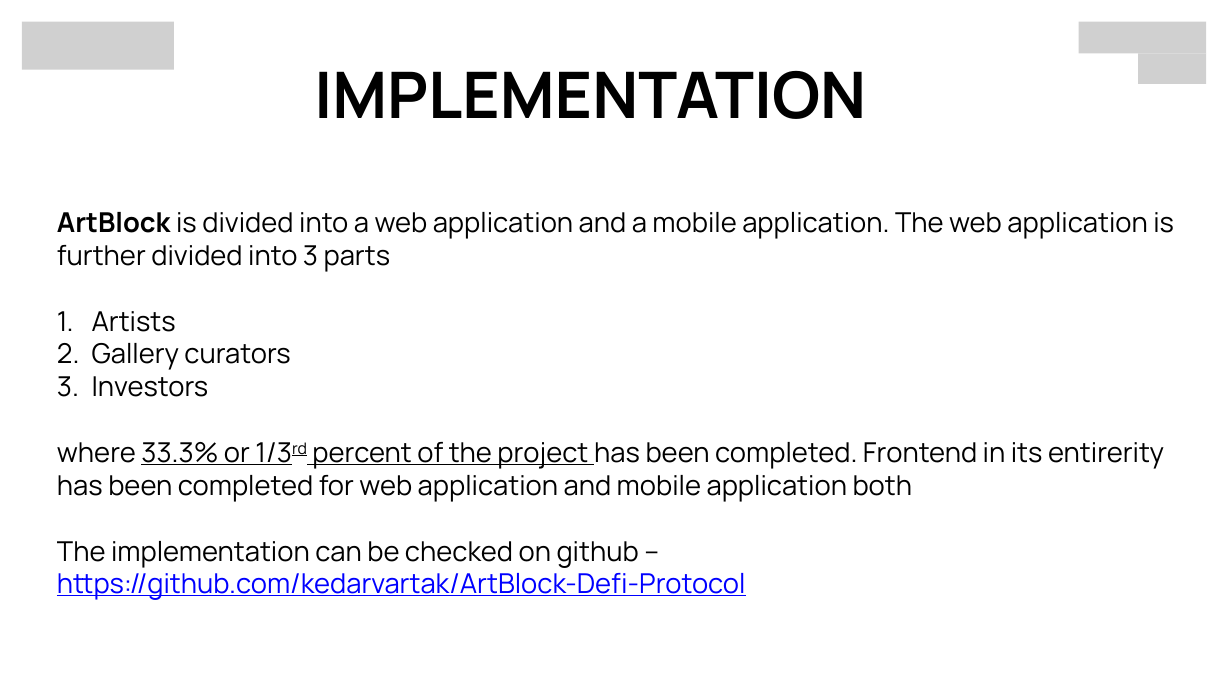
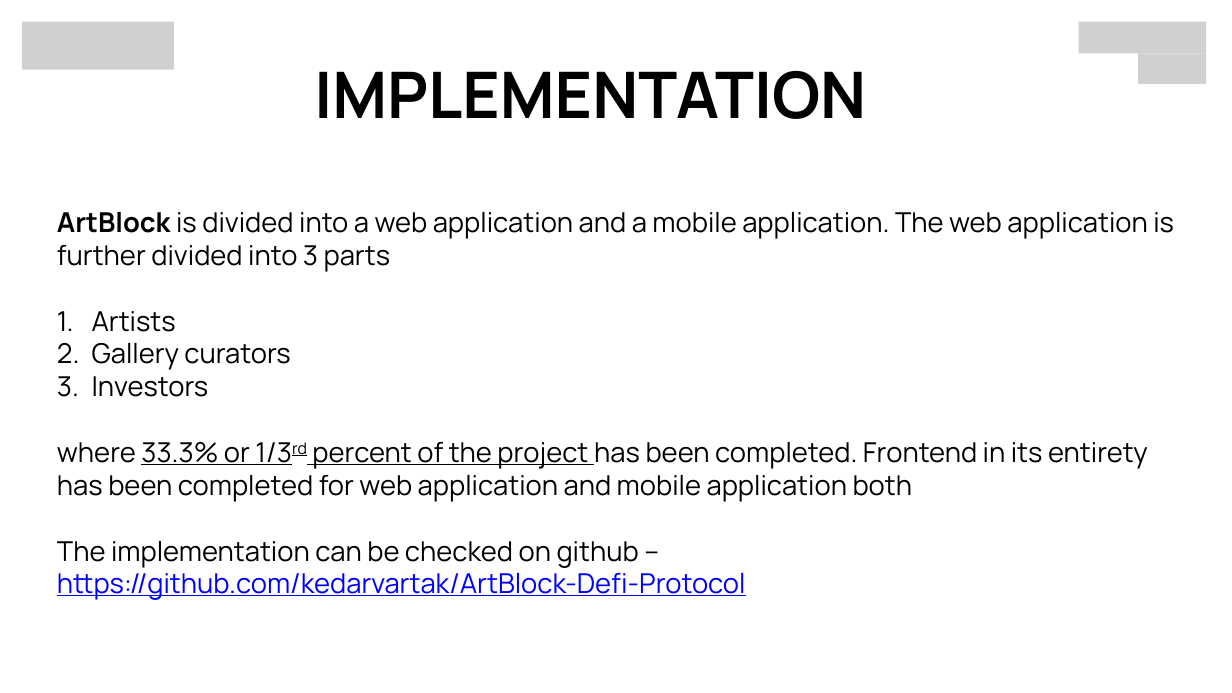
Before and after one commit to kedarvartak/ArtBlock-Defi-Protocol, a slide deck: slide 9 of CodeZilla'25_Sea_King_Inter_Ships.pptx. Drawn at 1232x693 pixels with LibreOffice and Linux fonts; fonts in the diff are those of the drawing; grey boxes stand for pictures. Boxes give left, top, right and bottom in pixels: in the first picture for what was removed or moved away, otherwise in the second. Text is boxed around its words. In the diff, an @@ line names an element or a change of style, - is before the commit and + after.

```diff
--- a/CodeZilla'25_Sea_King_Inter_Ships.pptx
+++ b/CodeZilla'25_Sea_King_Inter_Ships.pptx
@@ text at <box>57,442,1148,502</box>: text changed @@
-where 33.3% or 1/3rd percent of the project has been completed. Frontend in its entirerity has been completed for web application and mobile application both
+where 33.3% or 1/3rd percent of the project has been completed. Frontend in its entirety has been completed for web application and mobile application both
```
Also in this commit, not shown: 42 other files.
